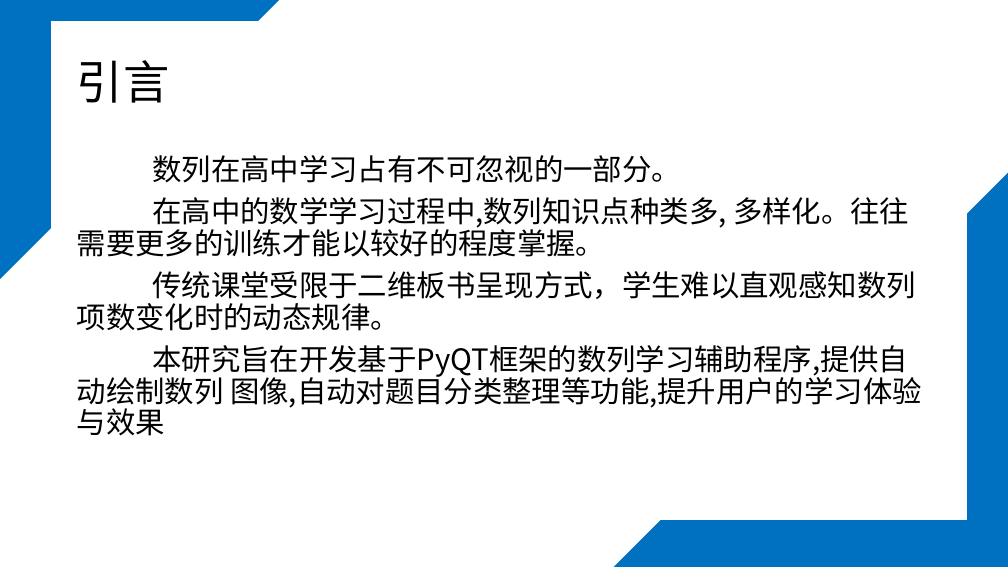
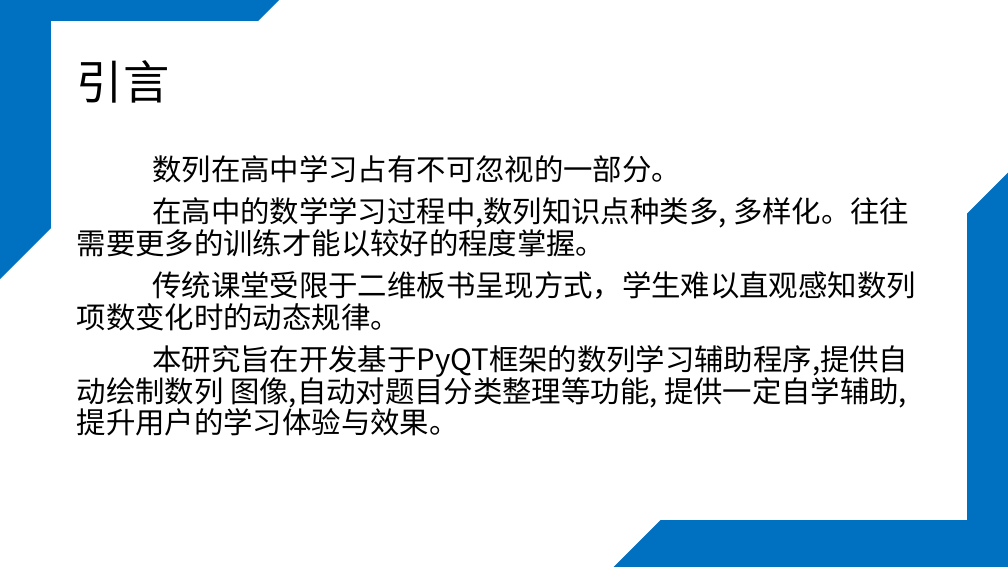
Before and after one commit to zhizhizhiwang/study_project-2024, a slide deck: slide 3 of 课题.pptx (slide 2 before the commit). Drawn at 1008x567 pixels with LibreOffice and Linux fonts; fonts in the diff are those of the drawing. Boxes give left, top, right and bottom in pixels: in the first picture for what was removed or moved away, otherwise in the second. Text is boxed around its words. In the diff, an @@ line names an element or a change of style, - is before the commit and + after.

```diff
--- a/课题.pptx
+++ b/课题.pptx
@@ text at [77,345,908,436]: text changed @@
-本研究旨在开发基于PyQT框架的数列学习辅助程序,提供自动绘制数列 图像,自动对题目分类整理等功能,提升用户的学习体验与效果
+本研究旨在开发基于PyQT框架的数列学习辅助程序,提供自动绘制数列 图像,自动对题目分类整理等功能, 提供一定自学辅助, 提升用户的学习体验与效果。
```
Also in this commit, not shown: 8 other slides changed, 1 slide added, 3 slides removed.
